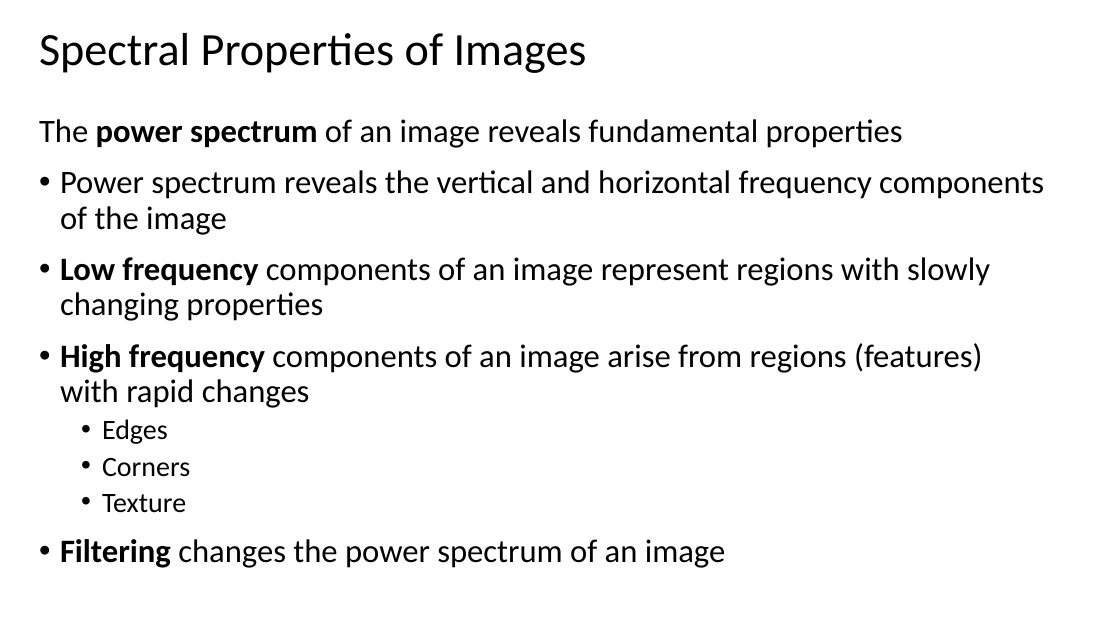
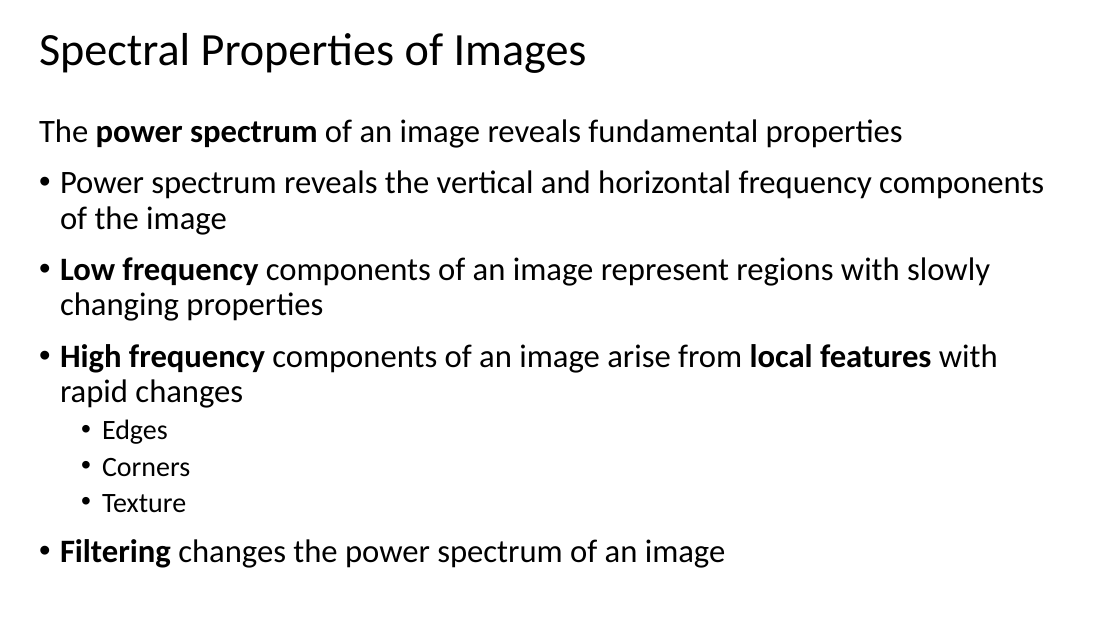
Before and after one commit to StephenElston/CSCI-E25, a slide deck: slide 30 of Slides/2_ConvolutionFilterig.pptx. Drawn at 1120x630 pixels with LibreOffice and Linux fonts; fonts in the diff are those of the drawing. Boxes give left, top, right and bottom in pixels: in the first picture for what was removed or moved away, otherwise in the second. Text is boxed around its words. In the diff, an @@ line names an element or a change of style, - is before the commit and + after.

```diff
--- a/Slides/2_ConvolutionFilterig.pptx
+++ b/Slides/2_ConvolutionFilterig.pptx
@@ text at bbox=[60, 344, 998, 408]: text changed @@
-• High frequency components of an image arise from regions (features) with rapid changes
+• High frequency components of an image arise from local features with rapid changes
```
Also in this commit, not shown: 3 other slides changed.
